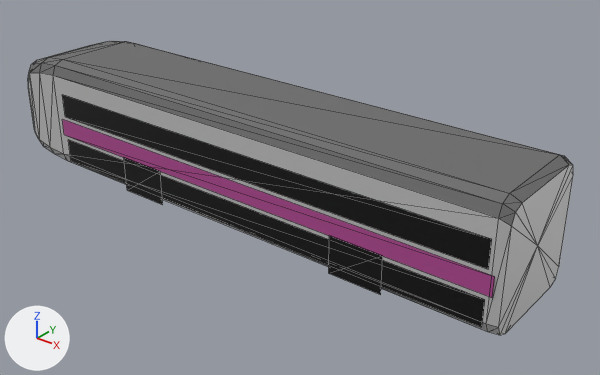
The glTF model assets-src/models/train/rer_generic_E__cab.glb, before and after one commit.
The view is the same before and after, from a 50 mm lens placed at (12.48, -13.34, 9.18), pointed at (1.37, 0.56, 0.56). The axes (+X, +Y, +Z) are drawn at lower left. The lights are the same throughout. The first picture is the older version. Mesh edges are drawn as thin lines. Vertices at exactly the same position are counted once.

The first picture shows 'rer_generic_E__cab'.
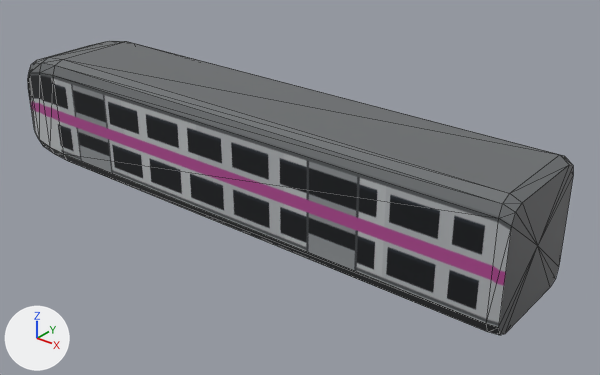
What differs and where, as boxes (x1, y1, x2, y2) in the pictures (600 x 375 px):
part 1 of me_rer_generic_e__cab, deleted
    before: (62, 95, 495, 327)
part 2 of me_rer_generic_e__cab, recoloured
    both: (28, 67, 573, 335)
part 3 of me_rer_generic_e__cab, edited (looks the same)
    both: (30, 41, 572, 226)

The change, as a list of edits to the scene's bpy script:
```text
Add img_image_0:
    img_image_0 = load_image('Image_0', '_unpacked/Image_0', 1024, 320, 'sRGB')
Add mat_caisse_rer:
    mat_caisse_rer = principled_material('caisse_rer')
    mat_caisse_rer.texture = img_image_0
    mat_caisse_rer.metallic = 0.16
    mat_caisse_rer.roughness = 0.52
Change me_rer_generic_e__cab:
    used by ob_rer_generic_e__cab; location = (0.0, 0.0, 0.0)
    remove me_rer_generic_e__cab.from_pydata(...)  # 138 vertices, 194 faces; spans x -7.5..7.5, y -1.4..1.4, z 0.0..2.8
    remove me_rer_generic_e__cab.materials.append(mat_soubassement)  # dark grey #363636
    remove me_rer_generic_e__cab.materials.append(mat_ceinture_rer_e)  # pink #b94e9a
    remove me_rer_generic_e__cab.materials.append(mat_vitrage_sombre)  # black #171717
    add me_rer_generic_e__cab.from_pydata(...)  # 86 vertices, 168 faces; spans x -7.5..7.5, y -1.4..1.4, z 0.0..2.8
    me_rer_generic_e__cab part 1: 13 loose pieces with 52 vertices, spanning x -7.0..7.3, y -1.4..1.4, z 0.0..2.1, are deleted
    me_rer_generic_e__cab part 2: 92 faces spanning x -7.5..7.5, y -1.4..1.4, z 0.0..2.7 switch from mat_caisse_neutre (light grey #c7c7c7) to mat_caisse_rer (picture img_image_0)
    me_rer_generic_e__cab part 3: 40 faces spanning x -6.5..7.5, y -1.4..1.4, z 2.2..2.8 switch from mat_toiture (grey #707070) to mat_caisse_rer (picture img_image_0)
```
